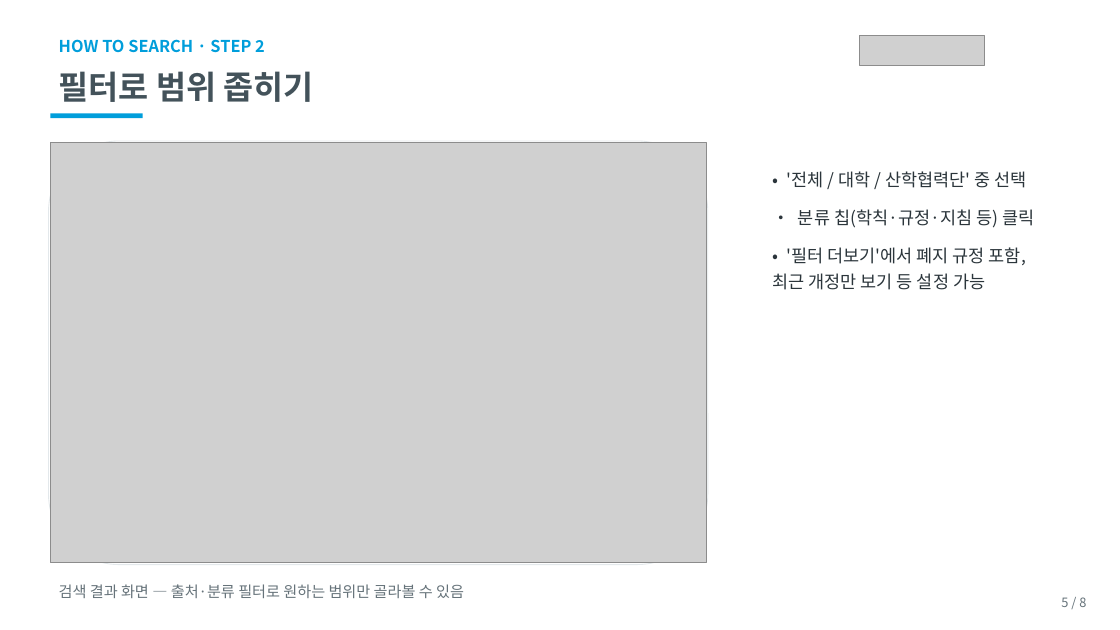
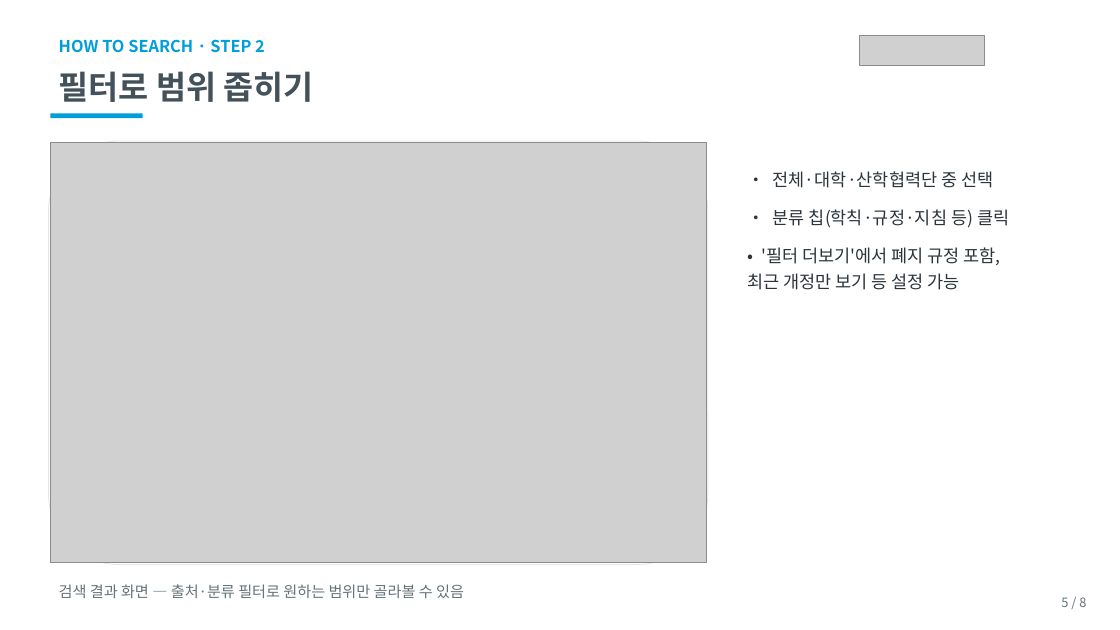
Before and after one commit to sjdisj1895-svg/Academic_Regulations_AIProject, a slide deck: slide 5 of 경상국립대학교_규정통합검색_사용자안내.pptx. Drawn at 1120x630 pixels with LibreOffice and Linux fonts; fonts in the diff are those of the drawing; grey boxes stand for pictures. Boxes give left, top, right and bottom in pixels: in the first picture for what was removed or moved away, otherwise in the second. Text is boxed around its words. In the diff, an @@ line names an element or a change of style, - is before the commit and + after.

```diff
--- a/경상국립대학교_규정통합검색_사용자안내.pptx
+++ b/경상국립대학교_규정통합검색_사용자안내.pptx
@@ text "• 전체·대학·산학협력단 중 선택": place and size @@
-text "• 전체·대학·산학협력단 중 선택" at (773, 171, 1034, 290)
+text "• 전체·대학·산학협력단 중 선택" at (747, 171, 1009, 290)
@@ text at (773, 171, 993, 188): text changed @@
-• '전체 / 대학 / 산학협력단' 중 선택
+• 전체·대학·산학협력단 중 선택
```
Also in this commit, not shown: 3 other slides changed, 4 other files.
